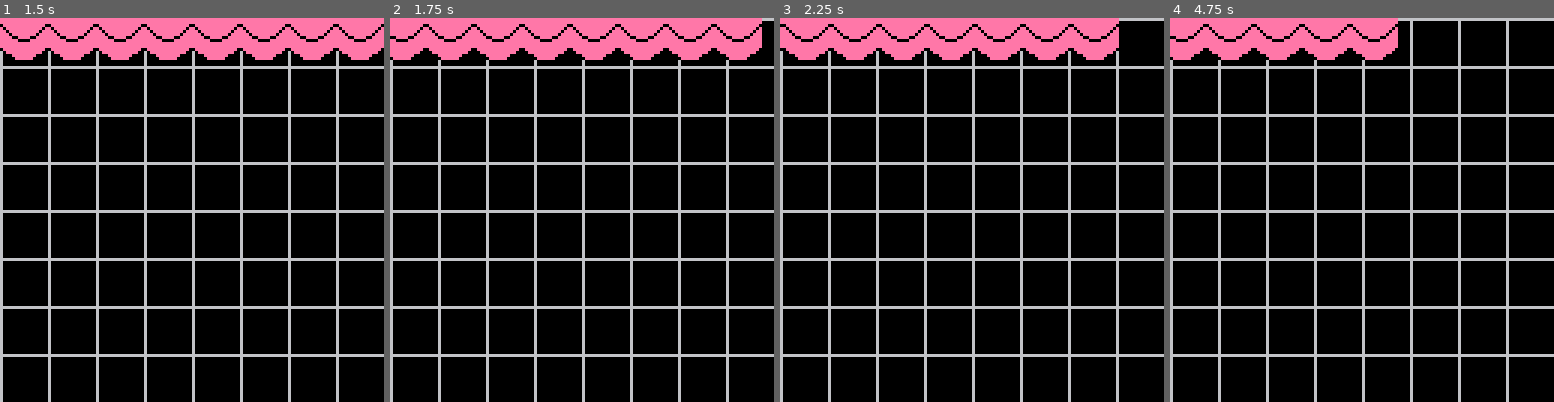
Above: before the commit, frames 1-4 (left to right).
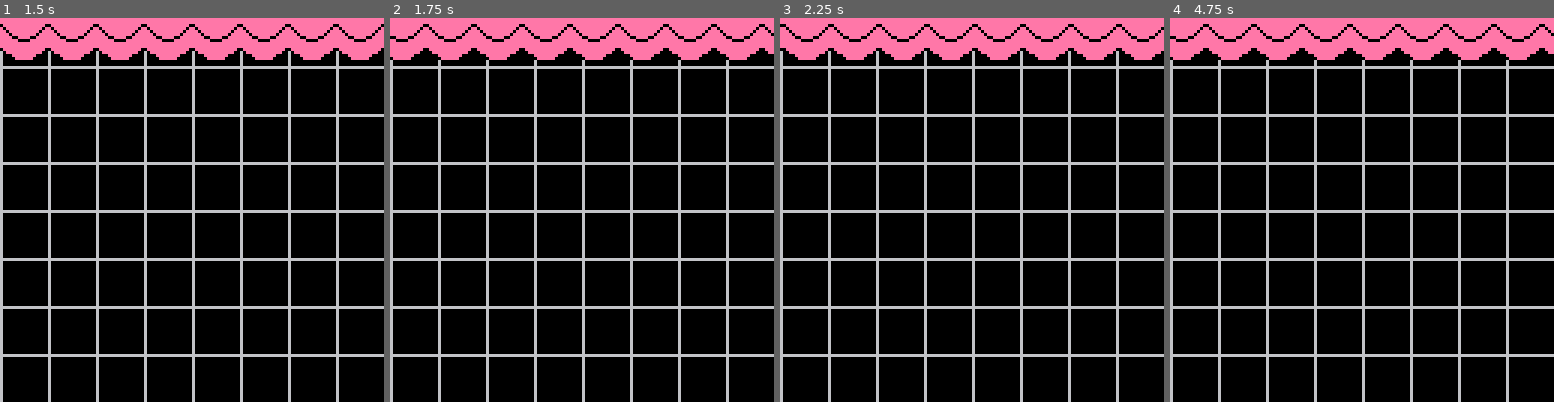
Above: after the commit, the same moments.

Repository: robotspacefish/game-studies
Game: PICO-8 cartridge battletoads.p8
Two runs of this game, one before a commit and one after it. Both use one fixed random seed, a clock stepped at 60 frames per second and the inputs below.
Inputs:
- Up to frame 1 (1.5 s): no input
- Up to frame 2 (1.75 s): hold Right from 1.6 s (still down)
- Up to frame 3 (2.25 s): release Right at 2.1 s
- Up to frame 4 (4.75 s): hold Right 2.47-3.03 s; hold Right 4.02-4.68 s

Frame 1 is identical in both runs. In frame 2, 0.3% of the frame differs, in the area x 96-100%, y 0-10%; in frame 3, 1.1%; in frame 4, 3.7%, in the area x 59-100%, y 0-11%.

Commit message:
remove/add to top row when player moves forward

Diff:
--- a/battletoads.p8
+++ b/battletoads.p8
@@ -58,6 +58,22 @@
   -- speed = 0
     is_moving_forward = false
   end
+
+  if is_moving_forward then
+    -- update values
+    for i = 1, #top_row do
+      top_row[i].x2 = top_row[i].x1 + top_row[i].w
+    end
+
+    if (top_row[1].x2 < 0) then
+      del(top_row, top_row[1])
+    end
+
+    if (top_row[#top_row].x2 <= 129) then -- extra pixel (129) so it adds out of view
+      local x1 = top_row[#top_row - 1].x2
+      add(top_row, { x1 = x1, w = 16, x2 = x1 + 16 })
+    end
+  end
 end
 
 
@@ -94,22 +110,22 @@
 00000000fffffffffffff000ffffffffffffffff0000000000000000000000000000000000000000000000000000000000000000000000000000000000000000
 00000000ffffffffffffffffffffffffffffffff0000000000000000000000000000000000000000000000000000000000000000000000000000000000000000
 00000000ffffffffffffffffffffffffffffffff0000000000000000000000000000000000000000000000000000000000000000000000000000000000000000
-eeeeeeeeeeeeeeee0000000000000000000000000000000000000000000000000000000000000000000000000000000000000000000000000000000000000000
-eeeeeeeeeeeeeeee0000000000000000000000000000000000000000000000000000000000000000000000000000000000000000000000000000000000000000
-0eeeeeeeeeeeeee00000000000000000000000000000000000000000000000000000000000000000000000000000000000000000000000000000000000000000
-e0eeeeeeeeeeee0e0000000000000000000000000000000000000000000000000000000000000000000000000000000000000000000000000000000000000000
-ee0eeeeeeeeee0ee0000000000000000000000000000000000000000000000000000000000000000000000000000000000000000000000000000000000000000
-eee0eeeeeeee0eee0000000000000000000000000000000000000000000000000000000000000000000000000000000000000000000000000000000000000000
-eeee00eeee00eeee0000000000000000000000000000000000000000000000000000000000000000000000000000000000000000000000000000000000000000
-eeeeee0000eeeeee0000000000000000000000000000000000000000000000000000000000000000000000000000000000000000000000000000000000000000
-eeeeeeeeeeeeeeee0000000000000000000000000000000000000000000000000000000000000000000000000000000000000000000000000000000000000000
-eeeeeeeeeeeeeeee0000000000000000000000000000000000000000000000000000000000000000000000000000000000000000000000000000000000000000
-0eeeeeeeeeeeeee00000000000000000000000000000000000000000000000000000000000000000000000000000000000000000000000000000000000000000
-f0eeeeeeeeeeee0f0000000000000000000000000000000000000000000000000000000000000000000000000000000000000000000000000000000000000000
-ff00eeeeeeee00ff0000000000000000000000000000000000000000000000000000000000000000000000000000000000000000000000000000000000000000
-ffff0eeeeee0ffff0000000000000000000000000000000000000000000000000000000000000000000000000000000000000000000000000000000000000000
-fffff000000fffff0000000000000000000000000000000000000000000000000000000000000000000000000000000000000000000000000000000000000000
-ffffffffffffffff0000000000000000000000000000000000000000000000000000000000000000000000000000000000000000000000000000000000000000
+eeeeeeeeeeeeeeeeeeeeeeeeeeeeeeee000000000000000000000000000000000000000000000000000000000000000000000000000000000000000000000000
+eeeeeeeeeeeeeeeeeeeeeeeeeeeeeeee000000000000000000000000000000000000000000000000000000000000000000000000000000000000000000000000
+0eeeeeeeeeeeeee00eeeeeeeeeeeeee0000000000000000000000000000000000000000000000000000000000000000000000000000000000000000000000000
+e0eeeeeeeeeeee0ee0eeeeeeeeeeee0e000000000000000000000000000000000000000000000000000000000000000000000000000000000000000000000000
+ee0eeeeeeeeee0eeee0eeeeeeeeee0ee000000000000000000000000000000000000000000000000000000000000000000000000000000000000000000000000
+eee0eeeeeeee0eeeeee0eeeeeeee0eee000000000000000000000000000000000000000000000000000000000000000000000000000000000000000000000000
+eeee00eeee00eeeeeeee00eeee00eeee000000000000000000000000000000000000000000000000000000000000000000000000000000000000000000000000
+eeeeee0000eeeeeeeeeeee0000eeeeee000000000000000000000000000000000000000000000000000000000000000000000000000000000000000000000000
+eeeeeeeeeeeeeeeeeeeeeeeeeeeeeeee000000000000000000000000000000000000000000000000000000000000000000000000000000000000000000000000
+eeeeeeeeeeeeeeeeeeeeeeeeeeeeeeee000000000000000000000000000000000000000000000000000000000000000000000000000000000000000000000000
+0eeeeeeeeeeeeee00eeeeeeeeeeeeee0000000000000000000000000000000000000000000000000000000000000000000000000000000000000000000000000
+f0eeeeeeeeeeee0ff0eeeeeeeeeeee0f000000000000000000000000000000000000000000000000000000000000000000000000000000000000000000000000
+ff00eeeeeeee00ffff00eeeeeeee00ff000000000000000000000000000000000000000000000000000000000000000000000000000000000000000000000000
+ffff0eeeeee0ffffffff0eeeeee0ffff000000000000000000000000000000000000000000000000000000000000000000000000000000000000000000000000
+fffff000000ffffffffff000000fffff000000000000000000000000000000000000000000000000000000000000000000000000000000000000000000000000
+ffffffffffffffffffffffffffffffff000000000000000000000000000000000000000000000000000000000000000000000000000000000000000000000000
 __map__
 4041404140414041404140414041424340414240414041404100000000000000000000000000000000000000000000000000000000000000000000000000000000000000000000000000000000000000000000000000000000000000000000000000000000000000000000000000000000000000000000000000000000000000
 5051505150515051505150515051525350515250515051505100000000000000000000000000000000000000000000000000000000000000000000000000000000000000000000000000000000000000000000000000000000000000000000000000000000000000000000000000000000000000000000000000000000000000
